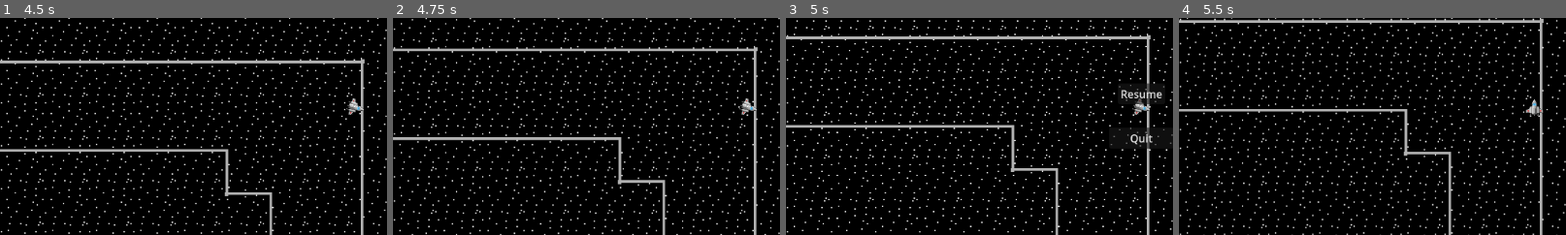
Above: before the commit, frames 1-4 (left to right).
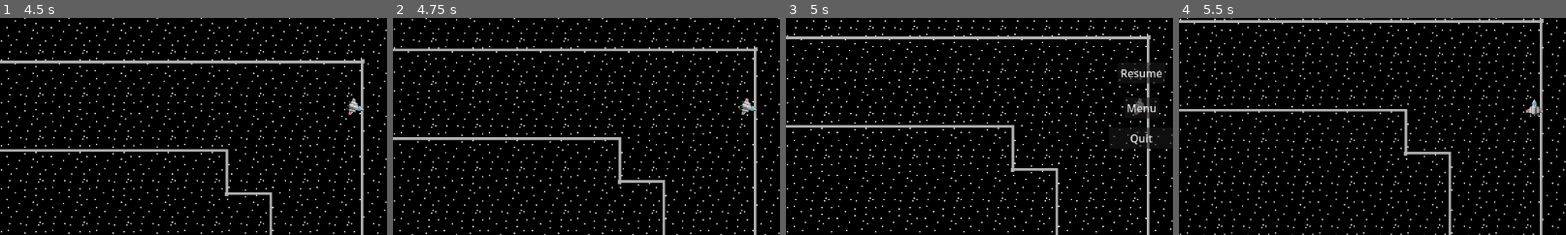
Above: after the commit, the same moments.

Repository: jakemeinershagen/canyon-run
Game: Godot game, scene res://src/UI/MainMenu.tscn
Two runs of this game, one before a commit and one after it. Both use one fixed random seed, a clock stepped at 60 frames per second and the inputs below.
Inputs (mouse positions are % of the whole screen's width and height, from its top left):
- Up to frame 1 (4.5 s): click "Track 1" at 0.5 s; tap Enter at 1.25 s; move the mouse to (72, 45) at 1.27 s; press the mouse at (72, 45) at 1.28 s; move the mouse to (30, 55) at 2.02 s; release the mouse at (30, 55) at 2.03 s; click (30, 55) at 2.1 s; move the mouse to (60, 28) at 2.77 s; press the mouse at (60, 28) at 2.78 s; move the mouse to (45, 70) at 3.52 s; release the mouse at (45, 70) at 3.53 s; click (45, 70) at 3.6 s; move the mouse to (80, 65) at 4.27 s; press the mouse at (80, 65) at 4.28 s
- Up to frame 2 (4.75 s): no input
- Up to frame 3 (5 s): tap Escape (pause) at 4.9 s
- Up to frame 4 (5.5 s): release the mouse at (80, 65) at 5 s; click "Resume" at 5 s
The pictures show only the part of the screen within x 4-54%, y 29-79%; the shares and areas given below are measured in that part.

Frames 1-2 are identical in both runs. In frame 3, 1.0% of the frame differs, in the area x 85-98%, y 20-47%; in frame 4, nothing differs.

Commit message:
fixing some level loading buggs

Diff:
--- a/src/AutoLoads/level_loader.gd
+++ b/src/AutoLoads/level_loader.gd
@@ -1,21 +1,21 @@
 extends Node
 
 var levelPath: String = "res://src/Levels/level.tscn"
-var trackPath: String = "res://src/Tracks/"
+var trackPath: String = ""
 
-var configPath: String = "user://"
+var configPath: String = ""
 var config: ConfigFile = ConfigFile.new()
 
 
 func start_level(trackName: String) -> void:
 	get_tree().change_scene_to_file(levelPath)
 
-	trackPath += trackName + ".tscn"
+	trackPath = "res://src/Tracks/" + trackName + ".tscn"
 	var trackScene = load(trackPath)
 	var trackInstance = trackScene.instantiate()
 	get_tree().root.add_child(trackInstance)
 
-	configPath += trackName + ".cfg"
+	configPath = "user://" + trackName + ".cfg"
 	LevelLoader.load_game()
 
 
@@ -45,3 +45,11 @@
 		return
 
 	RaceData.fastestTime = config.get_value("LevelInfo", "fastestTime")
+
+
+func open_main_menu():
+	save_game()
+	if RaceData.gamePaused:
+		RaceData.toggle_pause()
+	get_node("/root/Track").queue_free()
+	get_tree().change_scene_to_file("res://src/UI/MainMenu.tscn")
--- a/src/Levels/level.tscn
+++ b/src/Levels/level.tscn
@@ -7,6 +7,7 @@
 [ext_resource type="Script" path="res://src/UI/pause_menu.gd" id="9_4vi2q"]
 [ext_resource type="PackedScene" uid="uid://bg36u5m2ohqlk" path="res://src/UI/QuitButton.tscn" id="9_nqkse"]
 [ext_resource type="Script" path="res://src/UI/resume_button.gd" id="10_eajmv"]
+[ext_resource type="Script" path="res://src/UI/menu_button.gd" id="10_ghn5s"]
 [ext_resource type="Script" path="res://src/UI/race_over_menu.gd" id="12_iwybs"]
 [ext_resource type="Script" path="res://src/UI/restart_button.gd" id="13_5aufr"]
 [ext_resource type="AudioStream" uid="uid://c4pqyjcuya0np" path="res://Assets/Sound/n-Dimensions (Main Theme - Retro Ver.mp3" id="15_2nnyx"]
@@ -49,7 +50,6 @@
 script = ExtResource("8_tixbp")
 
 [node name="PauseMenu" type="Control" parent="CanvasLayer"]
-visible = false
 layout_mode = 3
 anchors_preset = 15
 anchor_right = 1.0
@@ -78,9 +78,9 @@
 anchor_right = 0.5
 anchor_bottom = 0.5
 offset_left = -35.0
-offset_top = -36.0
+offset_top = -67.0
 offset_right = 35.0
-offset_bottom = -5.0
+offset_bottom = -36.0
 grow_horizontal = 2
 grow_vertical = 2
 text = "Resume"
@@ -100,6 +100,22 @@
 grow_horizontal = 2
 grow_vertical = 2
 
+[node name="MenuButton" type="Button" parent="CanvasLayer/PauseMenu"]
+layout_mode = 1
+anchors_preset = 8
+anchor_left = 0.5
+anchor_top = 0.5
+anchor_right = 0.5
+anchor_bottom = 0.5
+offset_left = -26.5
+offset_top = -15.5
+offset_right = 26.5
+offset_bottom = 15.5
+grow_horizontal = 2
+grow_vertical = 2
+text = "Menu"
+script = ExtResource("10_ghn5s")
+
 [node name="RaceOverMenu" type="Control" parent="CanvasLayer"]
 visible = false
 layout_mode = 3
@@ -154,9 +170,9 @@
 anchor_right = 0.5
 anchor_bottom = 0.5
 offset_left = -32.5
-offset_top = -15.5
+offset_top = -66.0
 offset_right = 32.5
-offset_bottom = 15.5
+offset_bottom = -35.0
 grow_horizontal = 2
 grow_vertical = 2
 text = "Restart"
@@ -176,10 +192,28 @@
 grow_horizontal = 2
 grow_vertical = 2
 
+[node name="MenuButton" type="Button" parent="CanvasLayer/RaceOverMenu"]
+layout_mode = 1
+anchors_preset = 8
+anchor_left = 0.5
+anchor_top = 0.5
+anchor_right = 0.5
+anchor_bottom = 0.5
+offset_left = -26.5
+offset_top = -15.5
+offset_right = 26.5
+offset_bottom = 15.5
+grow_horizontal = 2
+grow_vertical = 2
+text = "Menu"
+script = ExtResource("10_ghn5s")
+
 [node name="AudioStreamPlayer" type="AudioStreamPlayer" parent="."]
 stream = ExtResource("15_2nnyx")
 volume_db = -15.0
 
 [connection signal="race_data_times_updated" from="CanvasLayer/UI/StopwatchLabel/Stopwatch" to="CanvasLayer/RaceOverMenu" method="_on_stopwatch_race_data_times_updated"]
 [connection signal="button_up" from="CanvasLayer/PauseMenu/ResumeButton" to="CanvasLayer/PauseMenu/ResumeButton" method="_on_button_up"]
+[connection signal="button_up" from="CanvasLayer/PauseMenu/MenuButton" to="CanvasLayer/PauseMenu/MenuButton" method="_on_button_up"]
 [connection signal="button_up" from="CanvasLayer/RaceOverMenu/RestartButton" to="CanvasLayer/RaceOverMenu/RestartButton" method="_on_button_up"]
+[connection signal="button_up" from="CanvasLayer/RaceOverMenu/MenuButton" to="CanvasLayer/RaceOverMenu/MenuButton" method="_on_button_up"]
--- /dev/null
+++ b/src/UI/menu_button.gd
@@ -0,0 +1,7 @@
+extends Button
+
+
+
+
+func _on_button_up():
+	LevelLoader.open_main_menu()
--- a/src/UI/track_button_list.gd
+++ b/src/UI/track_button_list.gd
@@ -5,8 +5,6 @@
 
 func _ready():
 	var dir = DirAccess.open("res://src/Tracks")
-
-	print(dir.get_files())
 
 	for name in dir.get_files():
 		name = name.get_slice(".", 0)
Not shown: 1 places in src/Levels/level.tscn that only renumber resources
